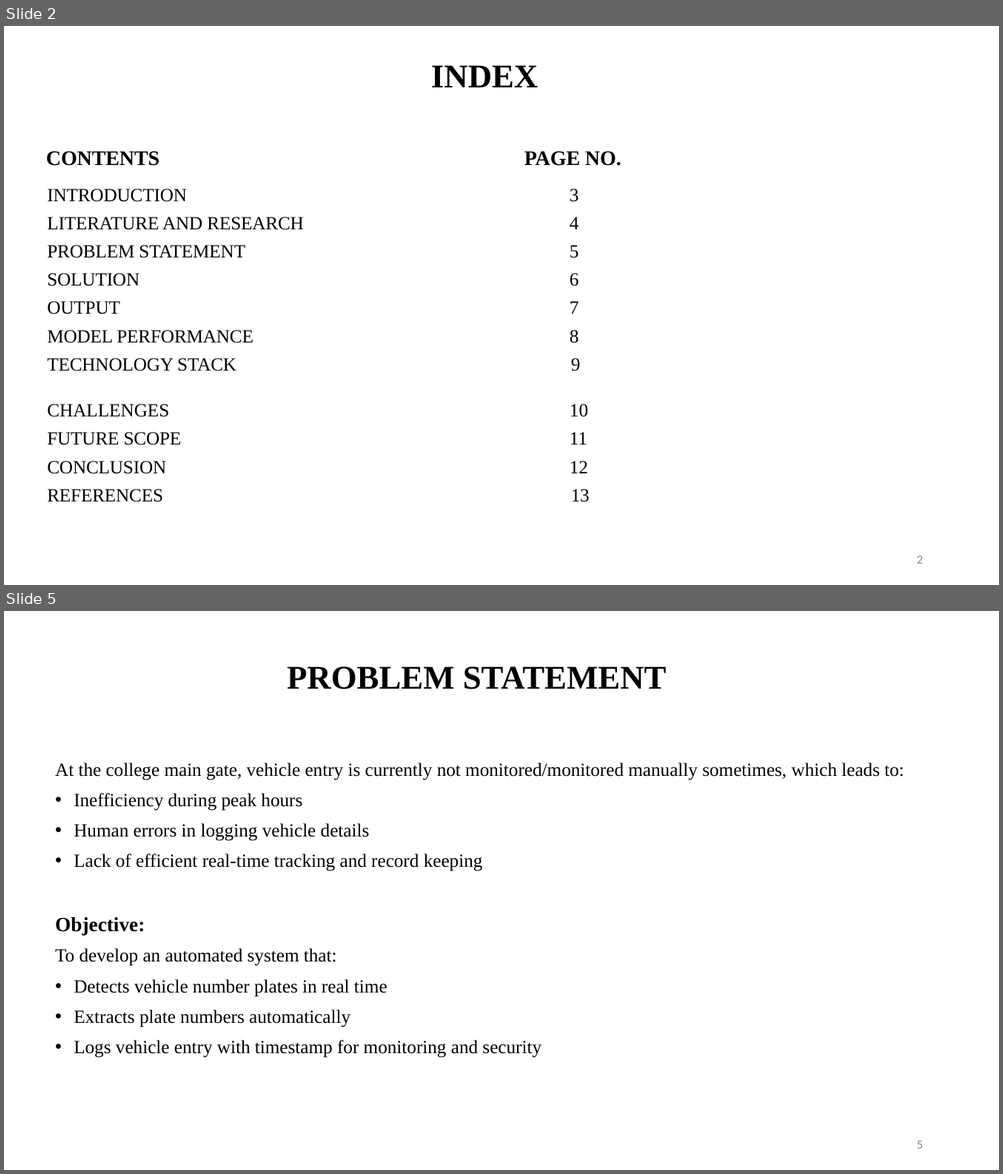
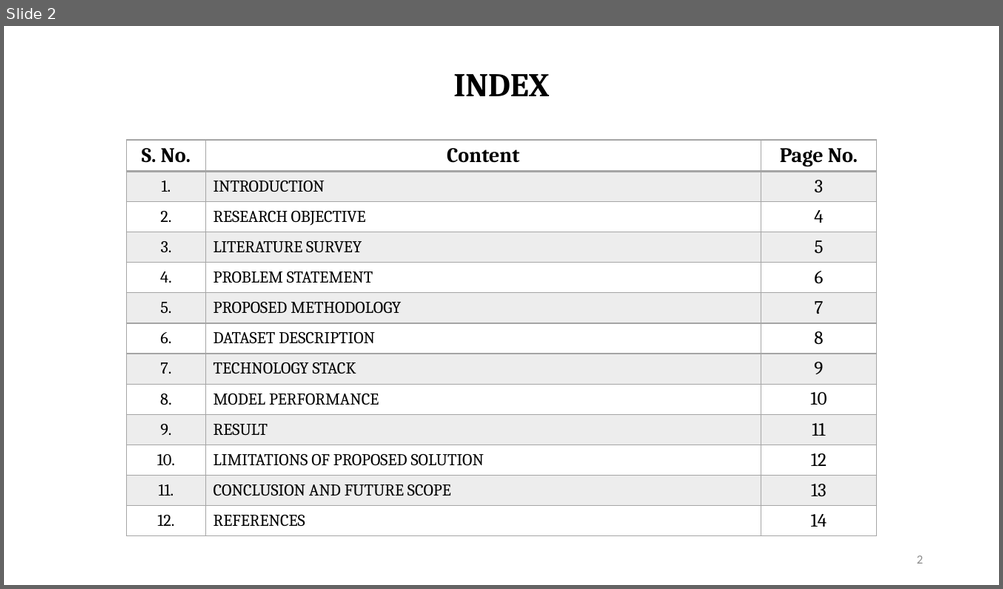
Before and after one commit to aryann-21/ALPR, a slide deck: MAJOR_PPT.pptx. Shown one above the other, each under a label of ours: slides 2 and 5 before the commit, slide 2 after it; the slides between them are not shown. The pictures are 1003x1174 and 1003x589 pixels, drawn with LibreOffice and Linux fonts; fonts in the diff are those of the drawing. Boxes give left, top, right and bottom in pixels: in the first picture for what was removed or moved away, otherwise in the second. Text is boxed around its words. In the diff, an @@ line names an element or a change of style, - is before the commit and + after.

Commit message:
got performance metrics

```diff
--- a/MAJOR_PPT.pptx
+++ b/MAJOR_PPT.pptx
@@ slide 5 removed at [4,611,999,1170], background #FFFFFF @@
@@ title removed at [287,667,666,689] @@
-PROBLEM STATEMENT
@@ text removed at [55,763,904,1058] @@
-At the college main gate, vehicle entry is currently not monitored/monitored manually sometimes, which leads to:
-• Inefficiency during peak hours
-• Human errors in logging vehicle details
-• Lack of efficient real-time tracking and record keeping
-Objective:
-To develop an automated system that:
-• Detects vehicle number plates in real time
-• Extracts plate numbers automatically
-• Logs vehicle entry with timestamp for monitoring and security
@@ page number removed at [916,1141,922,1149] @@
-5
@@ slide 2 changed as well @@
@@ title "INDEX": place and size @@
-title "INDEX" at [431,65,538,87]
+title "INDEX" at [453,74,549,96]
@@ title "INDEX" at [453,74,549,96]: font Times New Roman to Cambria @@
@@ text removed at [46,151,621,503] @@
-CONTENTS PAGE NO.
-INTRODUCTION 3
-LITERATURE AND RESEARCH 4
-PROBLEM STATEMENT 5
-SOLUTION 6
-OUTPUT 7
-MODEL PERFORMANCE 8
-TECHNOLOGY STACK 9
-CHALLENGES 10
-FUTURE SCOPE 11
-CONCLUSION 12
-REFERENCES 13
@@ table added at [126,140,877,538], 13 rows, 3 columns @@
+S. No. | Content | Page No.
+1. | INTRODUCTION | 3
+2. | RESEARCH OBJECTIVE | 4
+3. | LITERATURE SURVEY | 5
+4. | PROBLEM STATEMENT | 6
+5. | PROPOSED METHODOLOGY | 7
+6. | DATASET DESCRIPTION | 8
+7. | TECHNOLOGY STACK | 9
+8. | MODEL PERFORMANCE | 10
+9. | RESULT | 11
+10. | LIMITATIONS OF PROPOSED SOLUTION | 12
+11. | CONCLUSION AND FUTURE SCOPE | 13
+12. | REFERENCES | 14
```
Also in this commit, not shown: 3 other slides changed, 10 slides added, 8 other slides removed, 1 other file.
